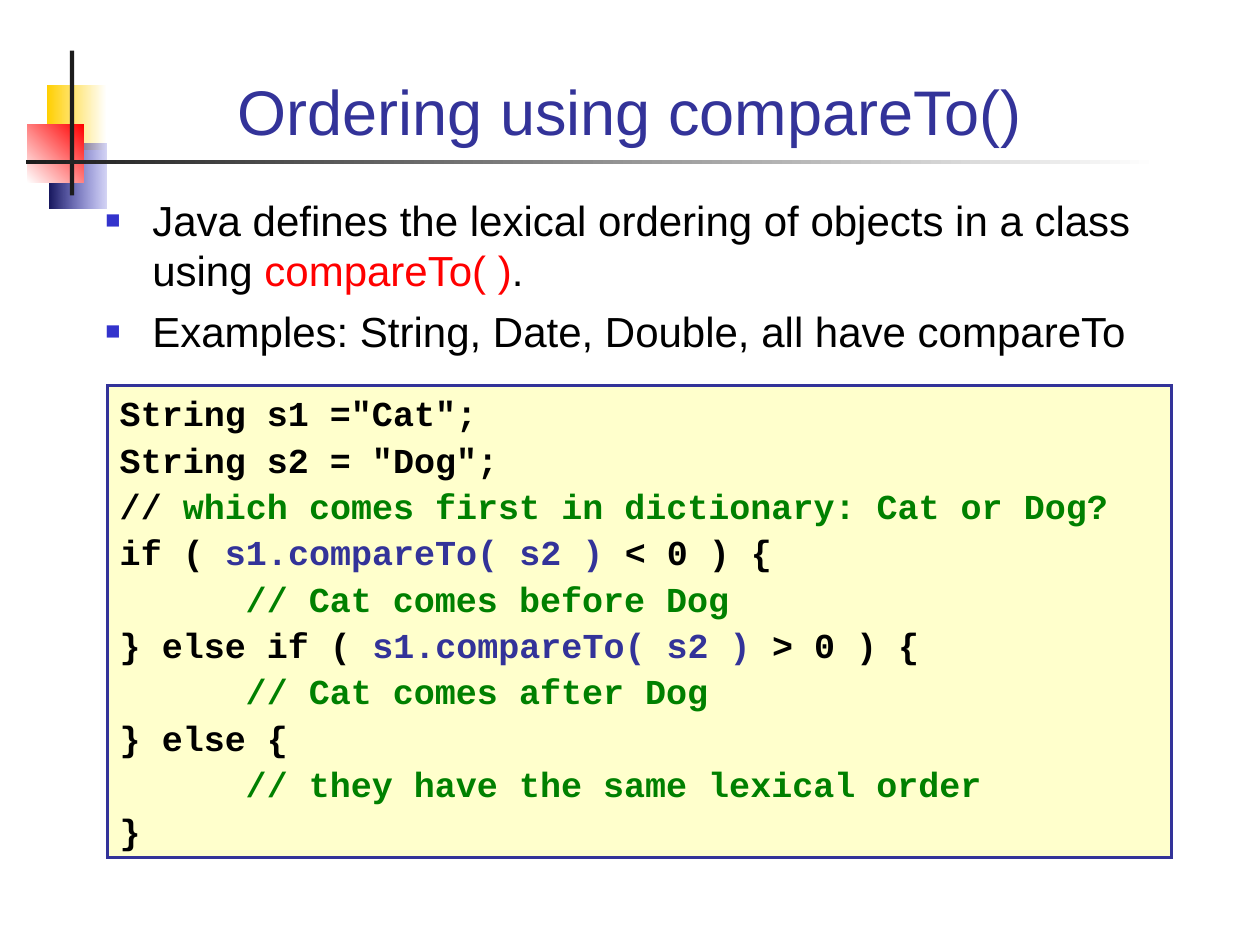
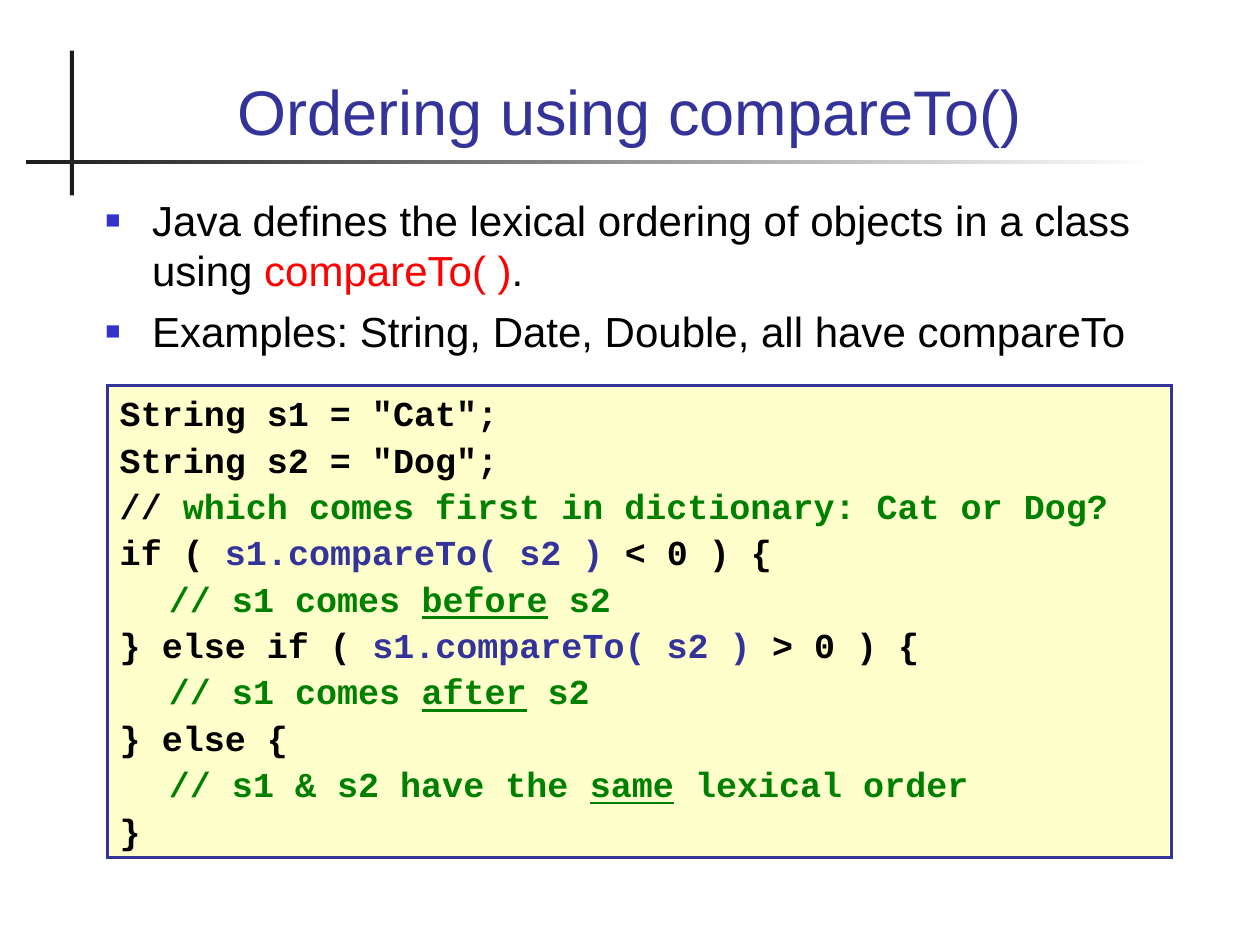
Before and after one commit to skeoop/skeoop.github.io, a slide deck: slide 3 of week3/Lexical-Order-and-Sorting.ppt. Drawn at 1260x945 pixels with LibreOffice and Linux fonts; fonts in the diff are those of the drawing. Boxes give left, top, right and bottom in pixels: in the first picture for what was removed or moved away, otherwise in the second. Text is boxed around its words. In the diff, an @@ line names an element or a change of style, - is before the commit and + after.

```diff
--- a/week3/Lexical-Order-and-Sorting.ppt
+++ b/week3/Lexical-Order-and-Sorting.ppt
@@ rectangle removed at (47,84,106,150) @@
@@ rectangle removed at (28,125,84,183) @@
@@ rectangle removed at (49,144,106,209) @@
@@ text in rectangle at (120,402,498,434): text changed @@
-String s1 ="Cat";
+String s1 = "Cat";
@@ text in rectangle at (232,587,611,619): text changed @@
-// Cat comes before Dog
+// s1 comes before s2
@@ text in rectangle at (232,680,590,712): text changed @@
-// Cat comes after Dog
+// s1 comes after s2
@@ text in rectangle at (232,773,968,804): text changed @@
-// they have the same lexical order
+// s1 & s2 have the same lexical order
```
Also in this commit, not shown: 12 other slides changed, 1 slide added, 18 other files.
